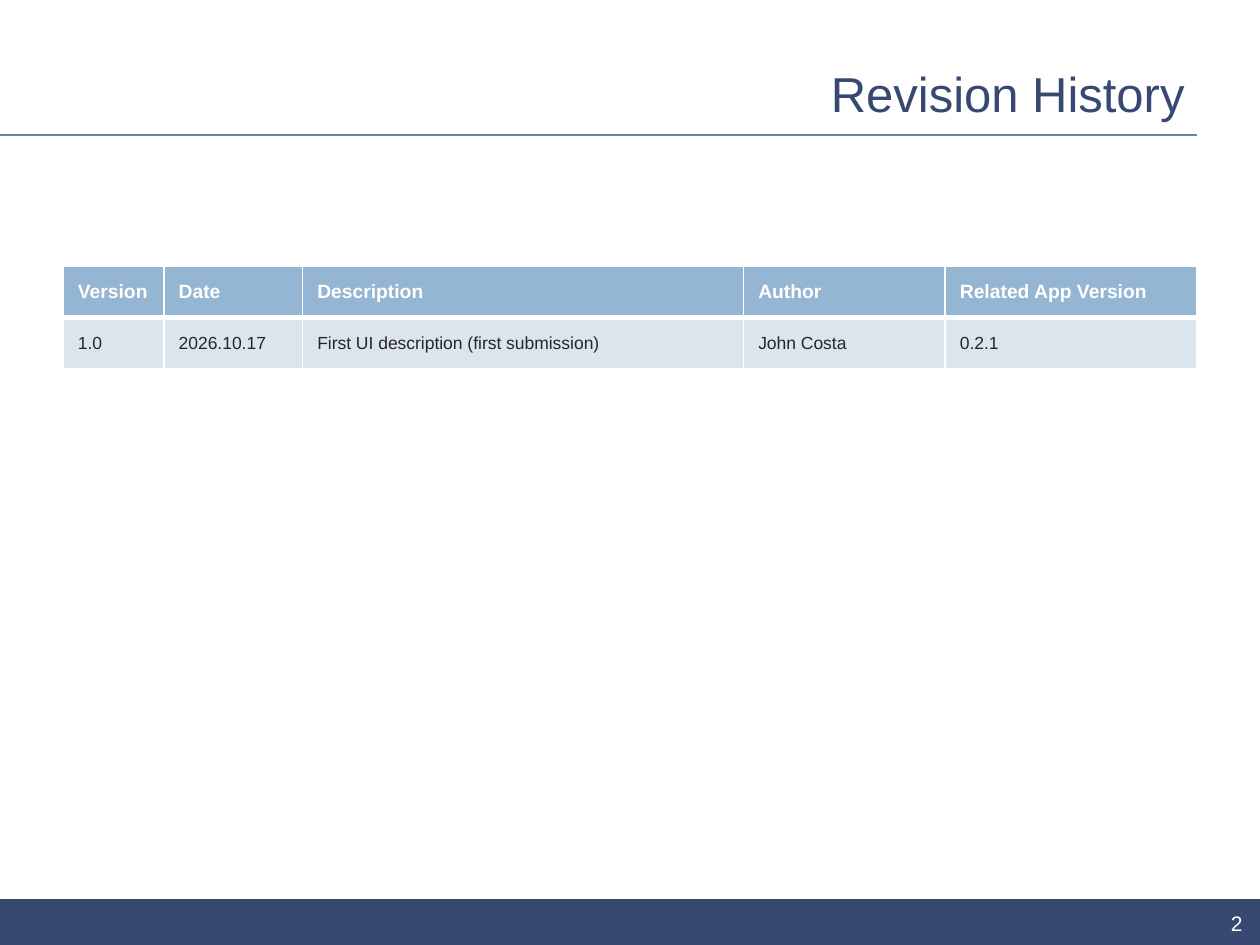
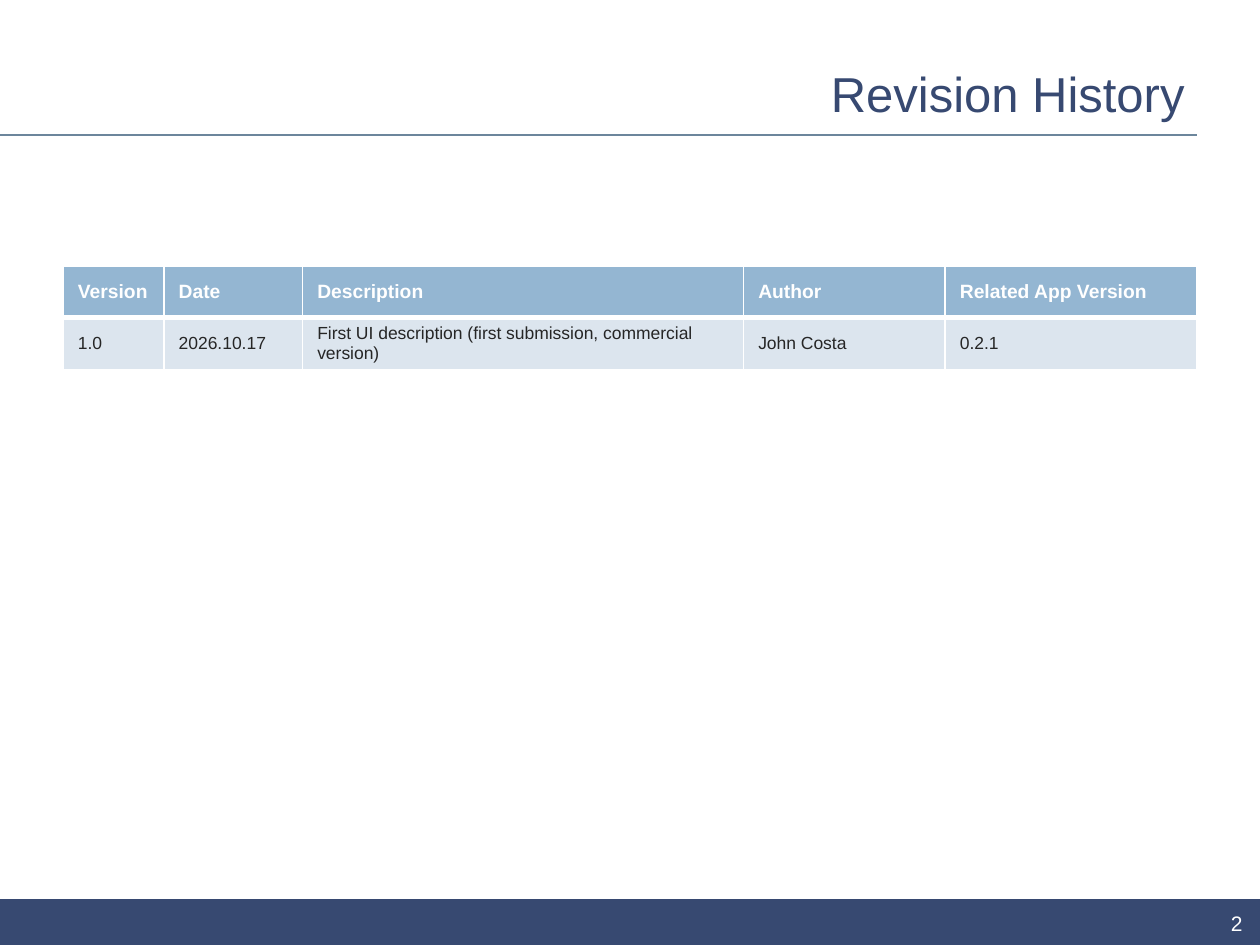
Before and after one commit to johnosd/ccplaytv, a slide deck: slide 2 of release/samsung/kit/ui-description/CCPlayTV_UI_Description_0.2.1.pptx. Drawn at 1260x945 pixels with LibreOffice and Linux fonts; fonts in the diff are those of the drawing. Boxes give left, top, right and bottom in pixels: in the first picture for what was removed or moved away, otherwise in the second. Text is boxed around its words. In the diff, an @@ line names an element or a change of style, - is before the commit and + after.

```diff
--- a/release/samsung/kit/ui-description/CCPlayTV_UI_Description_0.2.1.pptx
+++ b/release/samsung/kit/ui-description/CCPlayTV_UI_Description_0.2.1.pptx
@@ table at (x1=63, y1=267, x2=1197, y2=471) @@
-row 2, column 3: First UI description (first submission)
+row 2, column 3: First UI description (first submission, commercial version)
```
Also in this commit, not shown: 7 other slides changed, 6 slides added, 30 other files.
